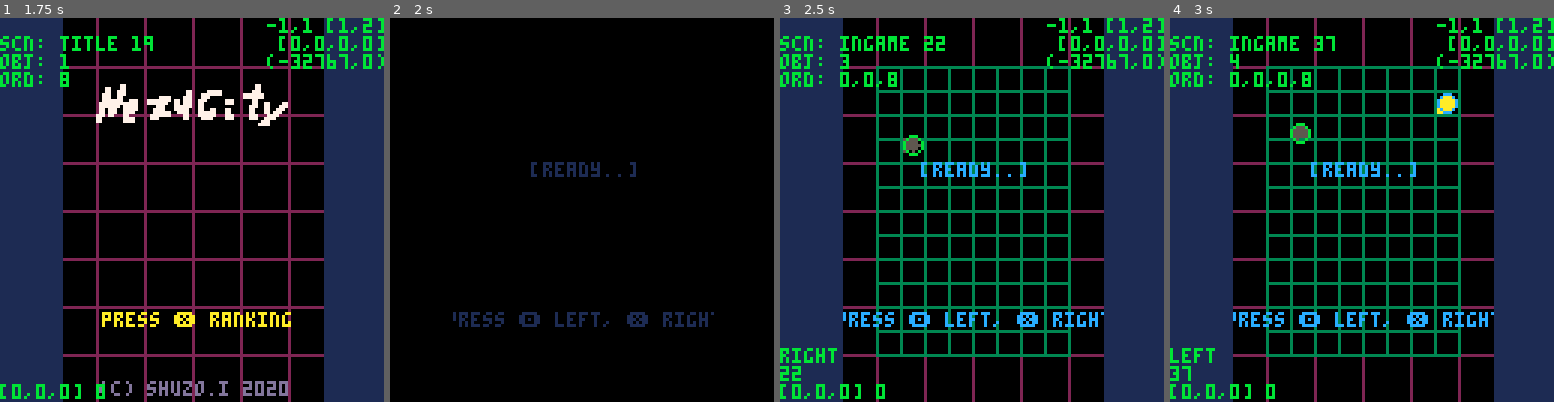
Above: before the commit, frames 1-4 (left to right).
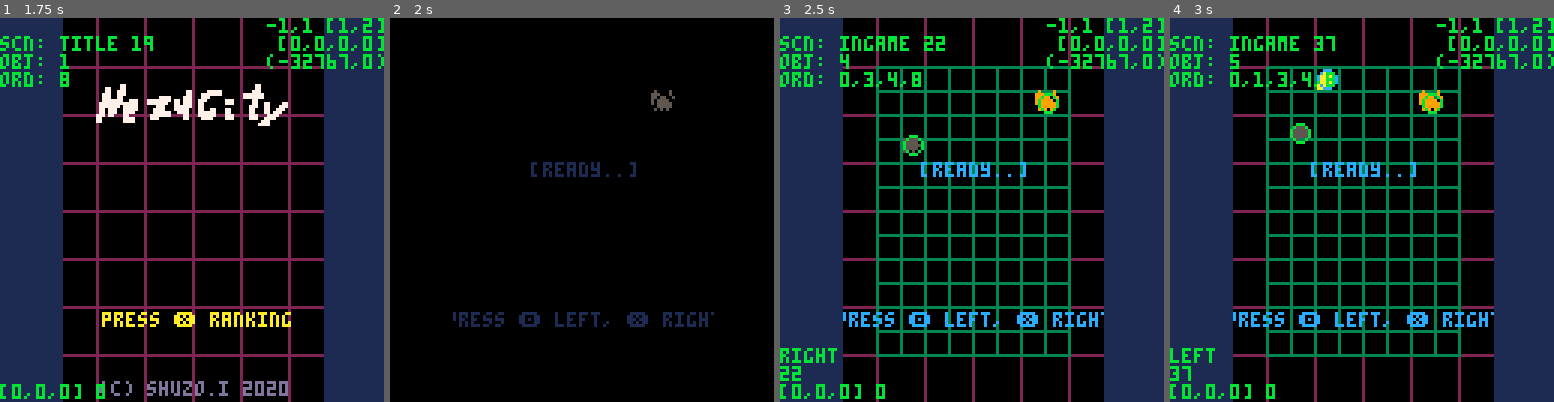
Above: after the commit, the same moments.

Repository: shuGH/pico8-nezu
Game: PICO-8 cartridge nezu.p8
Two runs of this game, one before a commit and one after it. Both use one fixed random seed, a clock stepped at 60 frames per second and the inputs below.
Inputs:
- Up to frame 1 (1.75 s): tap X (X key) at 0.33, 1.07 s; tap O (Z key) at 0.7, 1.7 s; hold Right from 1.6 s (still down)
- Up to frame 2 (2 s): keep holding Right; tap X (X key) at 1.85 s
- Up to frame 3 (2.5 s): release Right at 2.1 s; tap O (Z key) at 2.1 s; hold Up 2.15-2.42 s; hold Right from 2.47 s (still down)
- Up to frame 4 (3 s): keep holding Right; tap O (Z key) at 2.5, 2.9 s; tap X (X key) at 2.97 s

Frame 1 is identical in both runs. In frame 2, 0.2% of the frame differs, in the area x 67-75%, y 18-25%; in frame 3, 0.5%; in frame 4, 0.9%, in the area x 15-75%, y 9-25%.

Commit message:
Add: neko

Diff:
--- a/nezu.p8
+++ b/nezu.p8
@@ -892,6 +892,7 @@
 char_cheese = p.define({
 	const = function(self, px, py, effect)
 		char_cheese._super.const(self,px,py,0,0,0,0)
+		self:set_priority(1,1)
 		self.effect = effect
 		self.size = 3
 	end,
@@ -1000,6 +1001,7 @@
 char_nezu = p.define({
 	const = function(self, px, py, v, dir, effect)
 		char_nezu._super.const(self, px, py, v, dir, effect)
+		self:set_priority(3,3)
 
 		self.anim_base = 0
 		self.delay = 8 / v
@@ -1071,6 +1073,8 @@
 char_konezu = p.define({
 	const = function(self, px, py, v, dir, wait, effect)
 		char_konezu._super.const(self, px, py, v, dir, effect)
+		self:set_priority(2,2)
+
 		self.anim_base = 8
 		self.turn_itvl = 0
 		self.wait = wait - (1/g_fps)
@@ -1089,10 +1093,43 @@
 }, char_nezu)
 
 char_neko = p.define({
-	const = function(self, px, py, v, dir, effect)
+	const = function(self, px, py, v, dir, nezu, city, neffect)
 		char_neko._super.const(self, px, py, v, dir, effect)
+		self:set_priority(4,4)
+
 		self.anim_base = 16
-	end,
+		self.nezu = nezu
+		self.city = city
+		self.turn_itvl = (8 / v)
+	end,
+	update = function(self,delta)
+		-- chase (right higher priority)
+		if self.turn_remaining - delta <= 0 then
+			local p = self.city:get_fixed_pos(self.pos.x, self.pos.y)
+			self.pos.x = p.x
+			self.pos.y = p.y
+			self.turn_remaining = 0
+
+			local dx = self.nezu.pos.x - self.pos.x
+			local dy = self.nezu.pos.y - self.pos.y
+			if abs(dx) > abs(dy) then
+				if     self.dir == 'up'    then self:turn(dx > 0 and 'right' or 'left')
+				elseif self.dir == 'down'  then self:turn(dx > 0 and 'left' or 'right')
+				elseif self.dir == 'left'  then self:turn(dx > 0 and 'right' or 'none')
+				elseif self.dir == 'right' then self:turn(dx > 0 and 'none' or 'right') end
+			else
+				if     self.dir == 'up'    then self:turn(dy > 0 and 'right' or 'none')
+				elseif self.dir == 'down'  then self:turn(dy > 0 and 'none' or 'right')
+				elseif self.dir == 'left'  then self:turn(dy > 0 and 'left' or 'right')
+				elseif self.dir == 'right' then self:turn(dy > 0 and 'right' or 'left') end
+			end
+		end
+
+		char_neko._super.update(self,delta)
+	end,
+	draw = function(self)
+		char_neko._super.draw(self)
+	end
 }, char_base)
 
 -- letter box ------------------------
@@ -1148,12 +1185,28 @@
 	end,
 	destroy_objs = function(self, offset)
 	end,
-	get_cheese_pos = function(self)
-		local xi = rndir(1,self.w)
-		local yi = rndir(1,self.h)
+	get_grid_pos = function(self, xi_min, xi_max, yi_min, yi_max)
+		local xi_min = xi_min or 1
+		local xi_max = xi_max or self.w
+		local yi_min = yi_min or 1
+		local yi_max = yi_max or self.h
+
+		local xi = rndir(xi_min,xi_max)
+		local yi = rndir(yi_min,yi_max)
 		return {
 			x = self.pos.x + (xi-0.5)*self.unit.x,
 			y = self.pos.y + (yi-0.5)*self.unit.y
+		}
+	end,
+	get_fixed_pos = function(self, px, py)
+		local px = px - self.pos.x
+		local py = py - self.pos.y
+		local xi = ceil(px / self.unit.x)
+		local yi = ceil(py / self.unit.y)
+		-- adjust dot shift
+		return {
+			x = self.pos.x + (xi-0.5)*self.unit.x + 0.5,
+			y = self.pos.y + (yi-0.5)*self.unit.y + 0.5
 		}
 	end
 })
@@ -1270,9 +1323,8 @@
 	self.effect = p.create(effect_manager)
 
 	self.nezu = p.create(char_nezu, 40, 40, 10, 'right', self.effect)
-	self.nezu:start()
 	self.konezu_list = {}
-	-- self.neko = p.create(char_neko, 4, s_grd, self.effect)
+	self.neko = p.create(char_neko, 80, 80, 4, 'left', self.nezu, self.city, self.effect)
 	self.cheese_list = {}
 	-- self.score = p.create(score_manager, self.nezu, self.effect)
 
@@ -1292,6 +1344,16 @@
 	-- self.neko.pos.x = 44
 	self.elasped = 0.0
 	self.effect:fade_in(0.8)
+
+	self:start()
+end
+
+function scn_ingame:start()
+	local p = self.city:get_grid_pos()
+	self.neko.pos.x = p.x
+	self.neko.pos.y = p.y
+	self.nezu:start()
+	self.neko:start()
 end
 
 function scn_ingame:fin()
@@ -1304,7 +1366,7 @@
 		function(konezu) p.destroy(konezu) end
 	)
 	self.konezu_list = {}
-	-- p.destroy(self.neko)
+	p.destroy(self.neko)
 	foreach(self.cheese_list,
 		function(cheese) p.destroy(cheese) end
 	)
@@ -1396,7 +1458,7 @@
 function scn_ingame:add_cheese()
 	local pos = nil
 	for i=1, 20 do
-		local p = self.city:get_cheese_pos()
+		local p = self.city:get_grid_pos()
 		if self:check_cheese(p) then
 			pos = p
 			break
Not shown, changed: README.md
